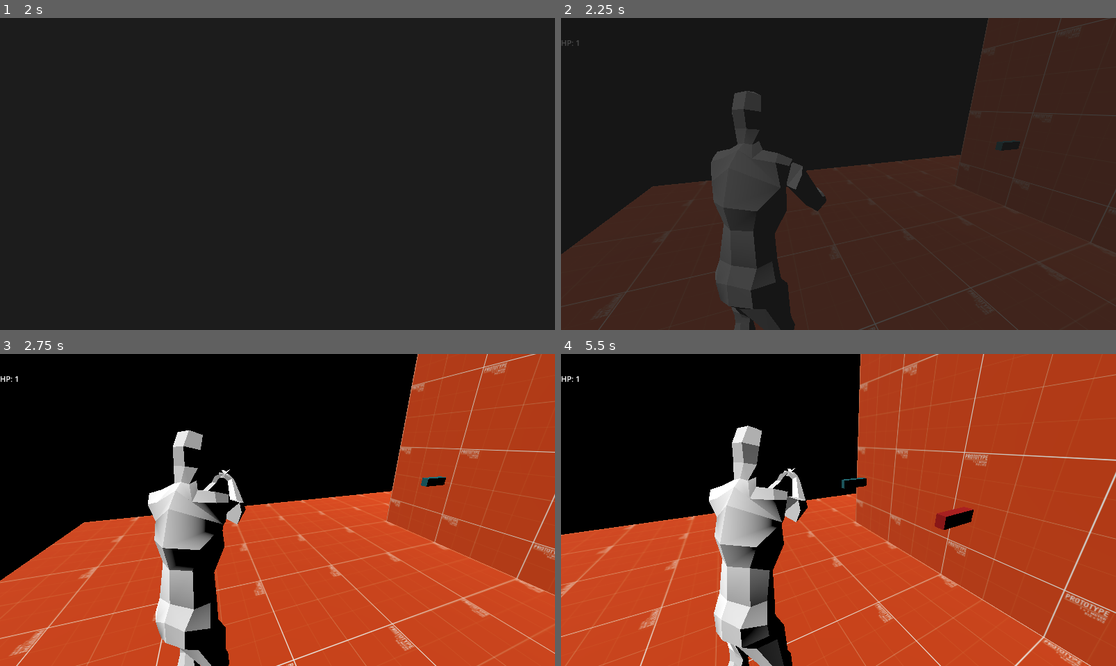
Above: before the commit, frames 1-4 (two rows, left to right).
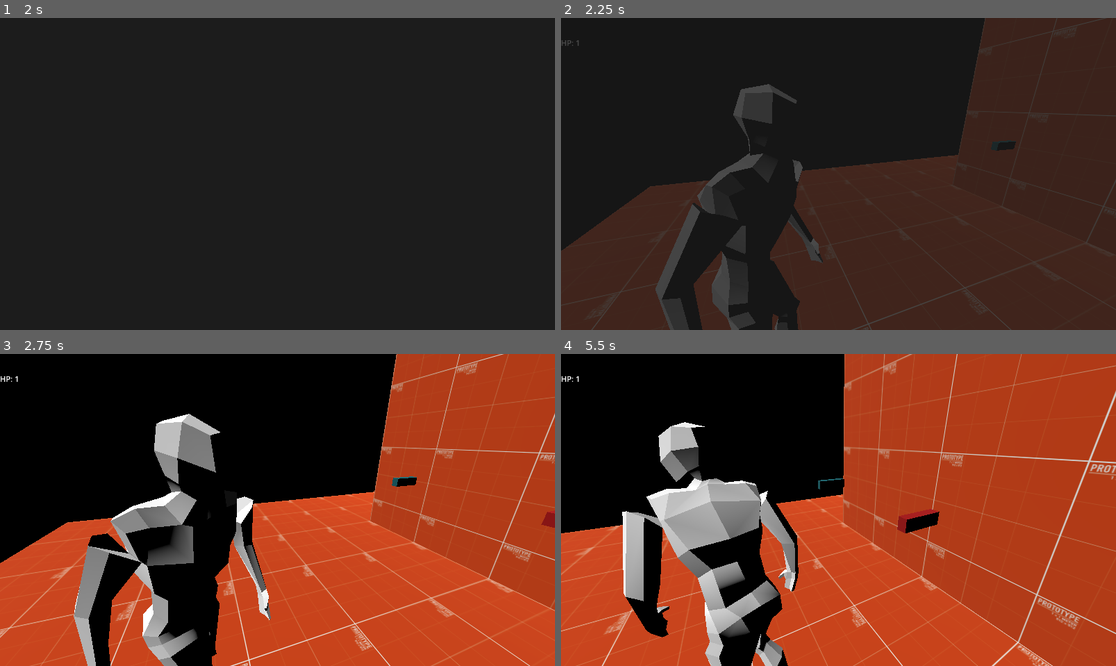
Above: after the commit, the same moments.

Repository: Vosnov/GD_APrototype
Game: Godot game, scene res://Scenes/Menu/main_menu.tscn
The game is run twice, just before and just after one commit, with the same random seed, the same clock (stepped at 60 frames per second) and the same inputs. The engine's default icon, where the game draws it, is replaced by a stand-in: a white triangle on a blue panel in a dark square.
Inputs (mouse positions are in pixels of both pictures, inside the frame that each line leads up to):
- Up to frame 1 (2 s): click "Start" at 0.5 s; click "Start" at 1.25 s
- Up to frame 2 (2.25 s): tap Enter at 2 s; move the mouse to (866, 174) at 2.02 s; hold D (right) from 2.03 s (still down); hold Right mouse button (aim) from 2.03 s (still down); tap E (action) at 2.1 s
- Up to frame 3 (2.75 s): keep holding D (right); keep holding Right mouse button (aim)
- Up to frame 4 (5.5 s): move the mouse to (810, 510) at 2.77 s; release D (right) at 2.78 s; release Right mouse button (aim) at 2.78 s; hold A (left) 2.78-3.53 s; right-click (810, 510) at 2.85 s; click (810, 510) at 3.05 s; move the mouse to (849, 503) at 3.52 s; hold Shift (sprint) 3.53-4.28 s; hold D (right) 3.53-5.03 s; click (849, 503) at 3.6 s; move the mouse to (832, 516) at 4.27 s; tap Shift (sprint) at 4.35 s; tap E (action) at 4.55, 5.1 s; move the mouse to (877, 513) at 5.02 s; hold A (left) from 5.03 s (still down); hold Right mouse button (aim) from 5.03 s (still down)

Frame 1 is identical in both runs. In frame 2, 8.6% of the frame differs, in the area x 0-100%, y 0-100%; in frame 3, 22%; in frame 4, 23%.

Commit message:
keyboard select active gun

Diff:
--- a/Data/Guns/Slots/shutgun_slot_data.tres
+++ b/Data/Guns/Slots/shutgun_slot_data.tres
@@ -1,21 +1,21 @@
 [gd_resource type="Resource" script_class="GunSlotData" load_steps=5 format=3 uid="uid://dlva68yk3y5dq"]
 
-[ext_resource type="Script" path="res://Scripts/Data/gun_slot_data.gd" id="1_g85sc"]
-[ext_resource type="Texture2D" uid="uid://cy7evrudtviol" path="res://key.png" id="1_yt2aq"]
-[ext_resource type="Script" path="res://Scripts/Data/item_data.gd" id="2_0negt"]
+[ext_resource type="Texture2D" uid="uid://cy7evrudtviol" path="res://key.png" id="1_v1w2s"]
+[ext_resource type="Script" path="res://Scripts/Data/item_data.gd" id="2_ye06v"]
+[ext_resource type="Script" path="res://Scripts/Data/gun_slot_data.gd" id="3_dgeqq"]
 
 [sub_resource type="Resource" id="Resource_13jfy"]
-script = ExtResource("2_0negt")
+script = ExtResource("2_ye06v")
 NAME = "Shutgun"
 DESCRIPTION = "its shutgun"
-TEXTURE = ExtResource("1_yt2aq")
+TEXTURE = ExtResource("1_v1w2s")
 
 [resource]
-script = ExtResource("1_g85sc")
+script = ExtResource("3_dgeqq")
 DAMAGE = 2
-AMMO_LOADED = 9
-MAX_AMMO_LOADED = 9
+AMMO_LOADED = 6
+MAX_AMMO_LOADED = 6
 SHOT_TIMEOUT = 1.0
 RELOAD_TIMEOUT = 1.0
-DROP_AMMO = 3
+DROP_AMMO = 2
 ITEM_DATA = SubResource("Resource_13jfy")
--- a/Nodes/Charecters/player.tscn
+++ b/Nodes/Charecters/player.tscn
@@ -109,7 +109,7 @@
 min_space = 0.0
 
 [sub_resource type="AnimationNodeBlendTree" id="AnimationNodeBlendTree_qr6x4"]
-graph_offset = Vector2(-270.561, -109.884)
+graph_offset = Vector2(-243.025, -260.934)
 nodes/Animation/node = SubResource("AnimationNodeAnimation_ig2hn")
 nodes/Animation/position = Vector2(240, 80)
 "nodes/Animation 2/node" = SubResource("AnimationNodeAnimation_bnpjx")
@@ -151,42 +151,45 @@
 transform = Transform3D(-0.4, 0, -3.49691e-08, 0, 0.4, 0, 3.49691e-08, 0, -0.4, 0, 0, 0)
 
 [node name="Skeleton3D" parent="myNewPlayer/Armature" index="0"]
-bones/0/position = Vector3(0.00118869, -0.349667, -0.0412892)
+bones/0/position = Vector3(-0.00133045, -0.376737, -0.00530684)
 bones/0/rotation = Quaternion(0.0186382, -0.196081, -0.00372765, 0.980404)
-bones/1/rotation = Quaternion(0.115778, -0.147334, 0.0189075, 0.982105)
-bones/2/rotation = Quaternion(0.110454, -0.194868, -0.0220907, 0.97434)
-bones/3/rotation = Quaternion(-0.186458, 0.365145, -0.00155414, 0.912086)
-bones/4/rotation = Quaternion(-1.28079e-10, 0.14834, 3.04512e-10, 0.988936)
-bones/5/rotation = Quaternion(0.0829551, 0.126047, -0.758256, 0.634254)
-bones/6/position = Vector3(0.0471709, 0.456611, 0.0721892)
-bones/6/rotation = Quaternion(0.116689, 0.0896611, -0.530372, 0.834895)
-bones/7/rotation = Quaternion(0.488226, 0.0925522, 0.157346, 0.853412)
-bones/11/rotation = Quaternion(0.134457, -0.0613338, 0.775696, 0.613559)
-bones/12/position = Vector3(-0.0358997, 0.455905, 0.0240128)
-bones/12/rotation = Quaternion(0.0744765, -0.176125, 0.447713, 0.873491)
-bones/13/rotation = Quaternion(0.350519, 0.0408891, 0.00932337, 0.935616)
-bones/17/position = Vector3(0.239044, 0.132707, 0.0278293)
-bones/17/rotation = Quaternion(-0.301907, 0.145478, 0.92945, -0.15431)
-bones/17/scale = Vector3(1.00004, 0.999995, 1.00006)
-bones/18/rotation = Quaternion(-0.103669, -0.0143921, -0.207422, 0.972636)
-bones/18/scale = Vector3(0.999997, 0.999998, 1)
-bones/19/position = Vector3(-0.256986, 0.12754, 0.0653715)
-bones/19/rotation = Quaternion(0.567247, 0.0555986, 0.819382, 0.061262)
-bones/19/scale = Vector3(1.00003, 0.999997, 1.00006)
-bones/20/rotation = Quaternion(-0.173336, -0.011584, 0.297533, 0.938773)
-bones/21/position = Vector3(0.294819, 0.00355223, 0.856654)
-bones/22/position = Vector3(-0.791351, -0.0529433, -0.399957)
-bones/23/position = Vector3(-0.297736, -2.02846, -0.529233)
-bones/24/position = Vector3(-0.366219, -1.15412, 1.07086)
-bones/25/position = Vector3(0.253474, -2.12974, 0.378535)
-bones/26/position = Vector3(-0.0533676, -1.14116, 1.07876)
+bones/1/rotation = Quaternion(0.0697058, -1.36916e-08, -2.80468e-08, 0.997568)
+bones/2/rotation = Quaternion(0.112641, -2.86949e-14, 2.68558e-08, 0.993636)
+bones/3/rotation = Quaternion(-0.103738, 8.51478e-10, -3.35284e-09, 0.994605)
+bones/4/rotation = Quaternion(0.123451, 0.194616, -3.19253e-09, 0.97308)
+bones/5/position = Vector3(0.203192, 1.00571, 0.0142442)
+bones/5/rotation = Quaternion(-0.0873944, -0.367961, -0.763484, 0.523506)
+bones/6/position = Vector3(0.0114507, 0.377625, 0.0379625)
+bones/6/rotation = Quaternion(0.0505857, -0.208699, -0.369047, 0.904262)
+bones/7/rotation = Quaternion(0.588471, 0.182862, -0.0430099, 0.786393)
+bones/11/position = Vector3(-0.170101, 1.01711, 0.0341247)
+bones/11/rotation = Quaternion(0.23603, 0.454562, 0.677434, 0.527964)
+bones/12/position = Vector3(-0.0310587, 0.396934, -0.0644502)
+bones/12/rotation = Quaternion(0.390258, -0.0129693, 0.203053, 0.897942)
+bones/13/rotation = Quaternion(0.291747, -5.38342e-05, -0.174687, 0.940409)
+bones/17/position = Vector3(0.237362, 0.133262, 0.022537)
+bones/17/rotation = Quaternion(-0.316864, 0.188694, 0.911385, -0.182675)
+bones/17/scale = Vector3(1.00004, 0.999997, 1.00006)
+bones/18/rotation = Quaternion(-0.126772, -0.0168821, -0.226074, 0.965678)
+bones/18/scale = Vector3(0.999992, 0.999997, 1)
+bones/19/position = Vector3(-0.246322, 0.130305, 0.0502838)
+bones/19/rotation = Quaternion(0.539528, 0.0558264, 0.83548, 0.088127)
+bones/19/scale = Vector3(1.00003, 0.999998, 1.00006)
+bones/20/rotation = Quaternion(-0.145207, -0.0128724, 0.272405, 0.951076)
+bones/21/position = Vector3(-0.00997388, 1.04883, 1.57615)
+bones/22/position = Vector3(-0.344255, 1.10742, 1.54269)
+bones/23/position = Vector3(-0.348552, -2.08857, -0.410243)
+bones/24/position = Vector3(-0.460418, -1.15801, 1.08426)
+bones/25/position = Vector3(0.294877, -2.10198, 0.540712)
+bones/26/position = Vector3(-0.0390654, -1.13178, 1.1124)
 
 [node name="BoneAttachment3D" type="BoneAttachment3D" parent="myNewPlayer/Armature/Skeleton3D" index="0"]
-transform = Transform3D(-0.99328, -0.0830208, -0.0806366, 0.0756991, -0.993064, 0.0899665, -0.0875465, 0.083258, 0.992675, -0.791355, -0.0529492, -0.399962)
+transform = Transform3D(-0.478697, 0.364103, 0.798923, 0.87236, 0.300039, 0.385959, -0.0991793, 0.881706, -0.461257, -0.341474, 1.15318, 1.50738)
 bone_name = "Bone.011.R"
 bone_idx = 14
 
 [node name="GunsComponent" parent="myNewPlayer/Armature/Skeleton3D/BoneAttachment3D" instance=ExtResource("4_78hmq")]
+transform = Transform3D(0.46649, 0.88165, 0.0712833, -0.372334, 0.268827, -0.888313, -0.802344, 0.387847, 0.453673, 0.030357, 0.190175, 0.150273)
 
 [node name="CollisionShape3D" type="CollisionShape3D" parent="."]
 transform = Transform3D(1, 0, 0, 0, 1, 0, 0, 0, 1, 0, -0.0584707, -0.125943)
@@ -198,9 +201,9 @@
 active = true
 parameters/Blend2/blend_amount = 1.0
 parameters/aim_iwr/blend_position = Vector2(0, -0.5)
-parameters/aim_trans/current_state = "not_aim"
+parameters/aim_trans/current_state = "aim"
 parameters/aim_trans/transition_request = ""
-parameters/aim_trans/current_index = 1
+parameters/aim_trans/current_index = 0
 parameters/hit_shot/active = false
 parameters/hit_shot/request = 0
 parameters/main_trans/current_state = "walk"
--- a/Nodes/Components/guns_component.tscn
+++ b/Nodes/Components/guns_component.tscn
@@ -11,14 +11,19 @@
 var active_gun: GunData
 var current_gun: Node3D
 
+var input_indexes = [0, 1, 2, 3]
+
 func _ready():
+	_on_inventory_update([])
 	Events.connect('inventory_update', _on_inventory_update)
 
+# Select first gun on pick up when hands is empty
 func _on_inventory_update(_slots):
 	if active_gun != null: return
 	select_active_gun(0)
 
 func select_active_gun(index: int):
+	if Inventory.GUN_SLOTS.size() == 0: return
 	var inventory_gun = Inventory.GUN_SLOTS[index]
 	if inventory_gun == null: return
 	for child in get_children(): child.queue_free()
@@ -26,7 +31,13 @@
 	for gun_data in GUNS_DATA:
 		if gun_data.GUN_SLOT == inventory_gun:
 			active_gun = gun_data
+			GlobalVariables.active_gun = active_gun
 			add_child(active_gun.GUN.instantiate())
+
+func _input(_event):
+	for input_index in input_indexes:
+		if Input.is_action_just_pressed(str('gun_', input_index)):
+			select_active_gun(input_index)
 "
 
 [node name="GunsComponent" type="Node3D"]
--- a/Nodes/Global/inventory.tscn
+++ b/Nodes/Global/inventory.tscn
@@ -6,7 +6,7 @@
 
 [sub_resource type="Resource" id="Resource_sxm78"]
 script = ExtResource("3_pwqiq")
-AMOUNT = 14
+AMOUNT = 4
 ITEM_DATA = ExtResource("2_mw5vn")
 
 [node name="Inventory" type="Node"]
--- a/Scripts/Global/global_variables.gd
+++ b/Scripts/Global/global_variables.gd
@@ -3,7 +3,7 @@
 var no_spawn_items: Array[String] = []
 var no_spawn_enemys: Array[String] = []
 var player_spawn_data: Dictionary = {}
-#var gun_amount_loaded = -1
+var active_gun: GunData
 
 var player_is_runing = false
 var player_is_aim = false
--- a/Scripts/Player/animations.gd
+++ b/Scripts/Player/animations.gd
@@ -1,13 +1,11 @@
 extends Node
 
-@export var PLAYER: CharacterBody3D
+@export var PLAYER: Player
 @export var PLAYER_MOVEMENTS: PlayerMovements
 @export var ANIMATION_TREE: AnimationTree
 @export var IWR_SMOOTH = 8.0
 
 var input_dir = Vector2()
-var is_aim = false
-var is_run = false
 
 var relative_x = 0.0
 var lerp_relative_x = 0.0
@@ -25,14 +23,9 @@
 		ANIMATION_TREE.set('parameters/aim_trans/transition_request', 'not_aim')
 		return
 
-	is_aim = false
-	is_run = false
+	var is_aim = GlobalVariables.player_is_aim
+	var is_run = GlobalVariables.player_is_runing
 	input_dir = input_dir.lerp(Input.get_vector("left", "right", "top", "bottom"), delta * IWR_SMOOTH)
-
-	if Input.is_action_pressed("aim"):
-		is_aim = true
-	if Input.is_action_pressed("sprint") and input_dir.y <= -0.5:
-		is_run = true
 
 	if is_run and not is_aim:
 		ANIMATION_TREE.set('parameters/main_trans/transition_request', 'run')
--- a/Scripts/Player/base_gun.gd
+++ b/Scripts/Player/base_gun.gd
@@ -17,9 +17,10 @@
 func shot():
 	if not shot_timer.is_stopped(): return
 	if GUN_SLOT_DATA.AMMO_LOADED <= 0: return
+	if GUN_SLOT_DATA.AMMO_LOADED < GUN_SLOT_DATA.DROP_AMMO: return
 
 	GUN_SLOT_DATA.AMMO_LOADED -= GUN_SLOT_DATA.DROP_AMMO
-	#GlobalVariables.gun_amount_loaded = AMOUNT_LOADED
+
 	shot_timer.one_shot = true
 	shot_timer.start(GUN_SLOT_DATA.SHOT_TIMEOUT)
 	Events.emit_signal("player_shot")
--- a/Scripts/Player/player.gd
+++ b/Scripts/Player/player.gd
@@ -32,5 +32,5 @@
 	if HP <= 0: die()
 
 func _input(_event):
-	GlobalVariables.player_is_aim = Input.is_action_pressed("aim")
+	GlobalVariables.player_is_aim = Input.is_action_pressed("aim") and GlobalVariables.active_gun
 	GlobalVariables.player_is_runing = Input.is_action_pressed("sprint")
--- a/Scripts/Player/player_movements.gd
+++ b/Scripts/Player/player_movements.gd
@@ -29,11 +29,8 @@
 	return SPEED
 
 func movement(delta: float):
-	sprinting = false
-	aiming = false
-
-	if Input.is_action_pressed('sprint'): sprinting = true
-	if Input.is_action_pressed("aim"): aiming = true
+	aiming = GlobalVariables.player_is_aim
+	sprinting = GlobalVariables.player_is_runing
 
 	if not PLAYER.is_on_floor():
 		PLAYER.velocity.y -= gravity * delta
--- a/project.godot
+++ b/project.godot
@@ -110,6 +110,26 @@
 "events": [Object(InputEventKey,"resource_local_to_scene":false,"resource_name":"","device":-1,"window_id":0,"alt_pressed":false,"shift_pressed":false,"ctrl_pressed":false,"meta_pressed":false,"pressed":false,"keycode":0,"physical_keycode":69,"key_label":0,"unicode":101,"echo":false,"script":null)
 ]
 }
+gun_0={
+"deadzone": 0.5,
+"events": [Object(InputEventKey,"resource_local_to_scene":false,"resource_name":"","device":-1,"window_id":0,"alt_pressed":false,"shift_pressed":false,"ctrl_pressed":false,"meta_pressed":false,"pressed":false,"keycode":0,"physical_keycode":49,"key_label":0,"unicode":49,"echo":false,"script":null)
+]
+}
+gun_1={
+"deadzone": 0.5,
+"events": [Object(InputEventKey,"resource_local_to_scene":false,"resource_name":"","device":-1,"window_id":0,"alt_pressed":false,"shift_pressed":false,"ctrl_pressed":false,"meta_pressed":false,"pressed":false,"keycode":0,"physical_keycode":50,"key_label":0,"unicode":50,"echo":false,"script":null)
+]
+}
+gun_2={
+"deadzone": 0.5,
+"events": [Object(InputEventKey,"resource_local_to_scene":false,"resource_name":"","device":-1,"window_id":0,"alt_pressed":false,"shift_pressed":false,"ctrl_pressed":false,"meta_pressed":false,"pressed":false,"keycode":0,"physical_keycode":51,"key_label":0,"unicode":51,"echo":false,"script":null)
+]
+}
+gun_3={
+"deadzone": 0.5,
+"events": [Object(InputEventKey,"resource_local_to_scene":false,"resource_name":"","device":-1,"window_id":0,"alt_pressed":false,"shift_pressed":false,"ctrl_pressed":false,"meta_pressed":false,"pressed":false,"keycode":0,"physical_keycode":52,"key_label":0,"unicode":52,"echo":false,"script":null)
+]
+}
 
 [layer_names]
 
